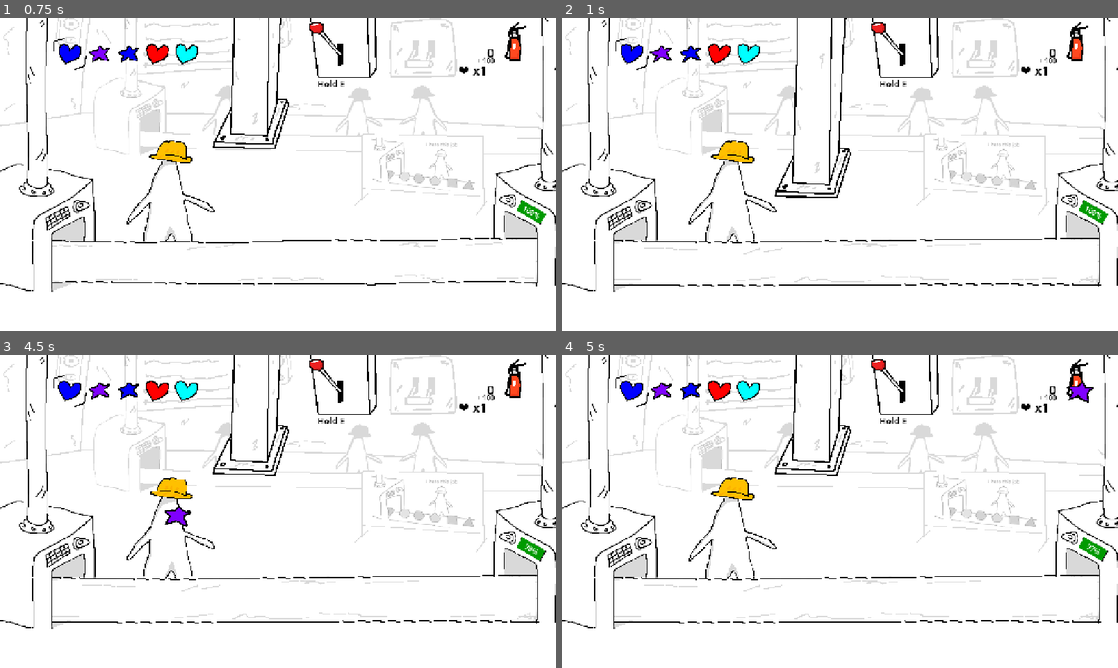
Above: before the commit, frames 1-4 (two rows, left to right).
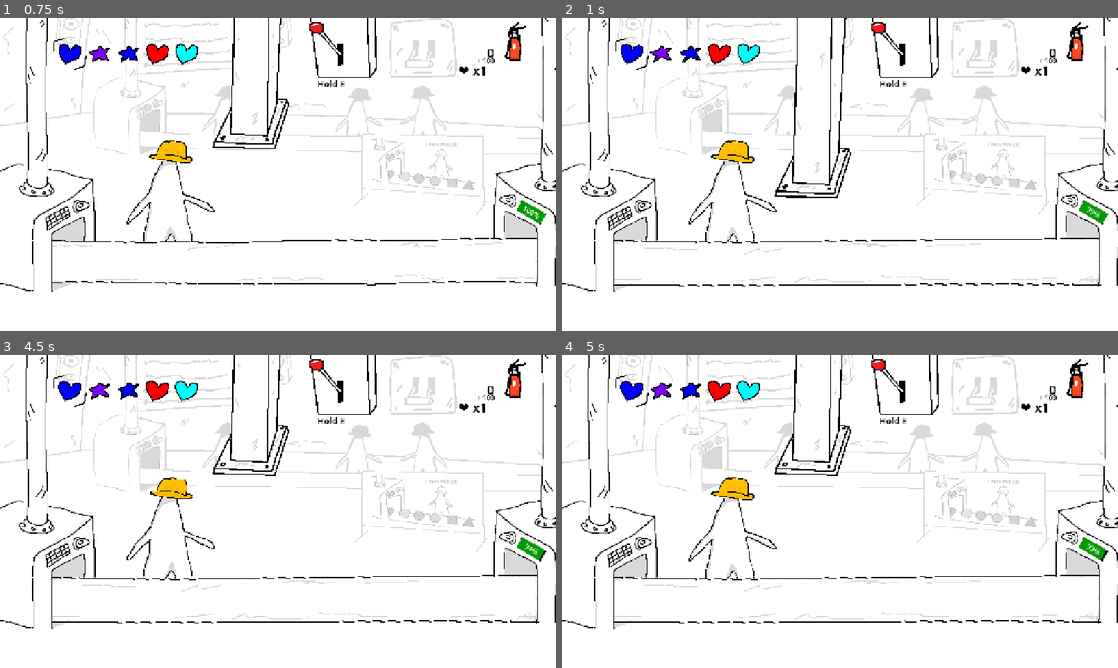
Above: after the commit, the same moments.

Repository: Kuatik/new-game-project
Game: Godot game, scene res://scenes/main_menu.tscn
The game is run twice, just before and just after one commit, with the same random seed, the same clock (stepped at 60 frames per second) and the same inputs.
Inputs (mouse positions are in pixels of both pictures, inside the frame that each line leads up to):
- Up to frame 1 (0.75 s): click "START" at 0.5 s
- Up to frame 2 (1 s): no input
- Up to frame 3 (4.5 s): tap Enter (ui_accept) at 1.25 s; drag from (522, 376) to (266, 599) at 1.27 s; drag from (166, 527) to (272, 596) at 2.02 s; move the mouse to (333, 442) at 2.77 s; hold E (lever_press) 2.78-3.5 s; click (333, 442) at 2.92 s; drag from (250, 574) to (111, 464) at 3.52 s; drag from (5, 586) to (517, 380) at 4.27 s
- Up to frame 4 (5 s): no input

Frame 1 is identical in both runs. In frame 2, less than 0.1% of the frame differs, in the area x 94-97%, y 60-65%; in frame 3, 0.2%, in the area x 29-98%, y 48-66%; in frame 4, 0.2%.

Commit message:
Add fart SFX and tweak Boss scene
Add a fart sound effect asset and import settings, integrate it into the BossBlack 'Shitter' (new AudioStreamPlayer2D node and onready var). Play fart randomly when a shit is cleaned in boss_black.gd. Update main.tscn to include the fart AudioStream ext_resource, add the fart node, and adjust several scene properties: reposition some nodes, increase spawner min/max delays, enable BossBlack and related controls, set a wait_time, and change a couple of audio/looping and timer settings. These changes wire up the new SFX and make small gameplay/layout/timing tweaks.

Diff:
--- a/scenes/events/boss_black.gd
+++ b/scenes/events/boss_black.gd
@@ -12,6 +12,8 @@
 var temp_force: float
 var shits_to_clean: int = 0
 @onready var mop: AudioStreamPlayer2D = $Shitter/mop
+@onready var fart: AudioStreamPlayer2D = $Shitter/fart
+
 
 const CURSOR = preload("uid://cn5lkwqhoykaw")
 
@@ -115,6 +117,9 @@
 		shits.erase(shit_node)
 		shits_to_clean -= 1
 		mop.playing = false
+		var rand_fart = randi_range(0,2)
+		if rand_fart == 1:
+			fart.play(1.1)
 		if shits_to_clean <= 0:
 			flash_damage()
 			await get_tree().create_timer(3).timeout
--- a/scenes/main.tscn
+++ b/scenes/main.tscn
@@ -47,6 +47,7 @@
 [ext_resource type="Texture2D" uid="uid://0n6fh1bvww5h" path="res://assets/allat_of_things/Boss.png" id="41_cjqg0"]
 [ext_resource type="Texture2D" uid="uid://crnv84yopkjur" path="res://assets/allat_of_things/Toilet room.png" id="42_2cjbq"]
 [ext_resource type="PackedScene" uid="uid://bbn2ubwn0okwk" path="res://scenes/fire_extinguisher.tscn" id="44_cjqg0"]
+[ext_resource type="AudioStream" uid="uid://cg5dvyyu3r344" path="res://assets/sound_effects/fart.mp3" id="47_o7ddy"]
 [ext_resource type="Script" uid="uid://b6e2ldwq5oxac" path="res://scenes/events/monkey.gd" id="48_nvyfr"]
 [ext_resource type="Texture2D" uid="uid://bh2vommamgkbx" path="res://assets/allat_of_things/Bibizyanka 1.png" id="49_j2jfr"]
 [ext_resource type="Texture2D" uid="uid://b2sr307aytmas" path="res://assets/allat_of_things/Monkey Face 1.png" id="50_bjg73"]
@@ -704,12 +705,13 @@
 position = Vector2(1295, 539)
 scale = Vector2(8.345, 8.345)
 main = NodePath("..")
+wait_time = 60.0
 light_bulb = NodePath("../green_bulb")
 
 [node name="walls" type="Node" parent="." unique_id=584706517]
 
 [node name="StaticBody2D" type="StaticBody2D" parent="walls" unique_id=4139228]
-position = Vector2(-670, 114)
+position = Vector2(-81, 168)
 scale = Vector2(8, 36)
 
 [node name="CollisionShape2D" type="CollisionShape2D" parent="walls/StaticBody2D" unique_id=2937424]
@@ -761,7 +763,7 @@
 flip_h = true
 
 [node name="Spawner" type="Marker2D" parent="." unique_id=512765533]
-position = Vector2(10, 463)
+position = Vector2(46, 463)
 
 [node name="conveyor" parent="." unique_id=1389983932 instance=ExtResource("2_sugp2")]
 unique_name_in_owner = true
@@ -916,8 +918,8 @@
 grow_vertical = 2
 mouse_filter = 2
 script = ExtResource("20_gqmmt")
-min_delay = 3.0
-max_delay = 5.0
+min_delay = 10.0
+max_delay = 20.0
 
 [node name="Lights" type="Control" parent="Events" unique_id=1230435991 node_paths=PackedStringArray("spawn_timer")]
 layout_mode = 1
@@ -928,7 +930,6 @@
 grow_vertical = 2
 mouse_filter = 2
 script = ExtResource("21_yc10j")
-Enabled = false
 spawn_timer = NodePath("../../SpawnTimer")
 hold_duration = 1.0
 
@@ -1121,6 +1122,7 @@
 offset_right = 40.0
 offset_bottom = 40.0
 script = ExtResource("25_og1vs")
+Enabled = true
 main = NodePath("../..")
 
 [node name="BossBlack" type="Control" parent="Events" unique_id=1972383344 node_paths=PackedStringArray("spawn_timer", "receiver_timer", "conveyor", "ui")]
@@ -1132,6 +1134,7 @@
 grow_vertical = 2
 mouse_filter = 2
 script = ExtResource("37_fuf3a")
+Enabled = true
 spawn_timer = NodePath("../../SpawnTimer")
 receiver_timer = NodePath("../../Receiver")
 conveyor = NodePath("../../conveyor")
@@ -1255,12 +1258,14 @@
 mouse_filter = 2
 color = Color(1, 1, 1, 0)
 
+[node name="fart" type="AudioStreamPlayer2D" parent="Events/BossBlack/Shitter" unique_id=437877489]
+stream = ExtResource("47_o7ddy")
+
 [node name="Monkey" type="Control" parent="Events" unique_id=2054358397 node_paths=PackedStringArray("press_node")]
 anchors_preset = 0
 offset_right = 40.0
 offset_bottom = 40.0
 script = ExtResource("48_nvyfr")
-Enabled = false
 press_node = NodePath("../../Press")
 max_delay = 5.0
 
@@ -1313,7 +1318,7 @@
 stream = ExtResource("51_bjg73")
 volume_db = -24.06
 autoplay = true
-parameters/looping = false
+parameters/looping = true
 
 [connection signal="timeout" from="SpawnTimer" to="." method="_on_timer_timeout"]
 [connection signal="body_entered" from="Press/Area2D" to="Press" method="_on_area_2d_body_entered"]
Not shown, added: assets/sound_effects/fart.mp3.import
Not shown, added: assets/sound_effects/fart.mp3
